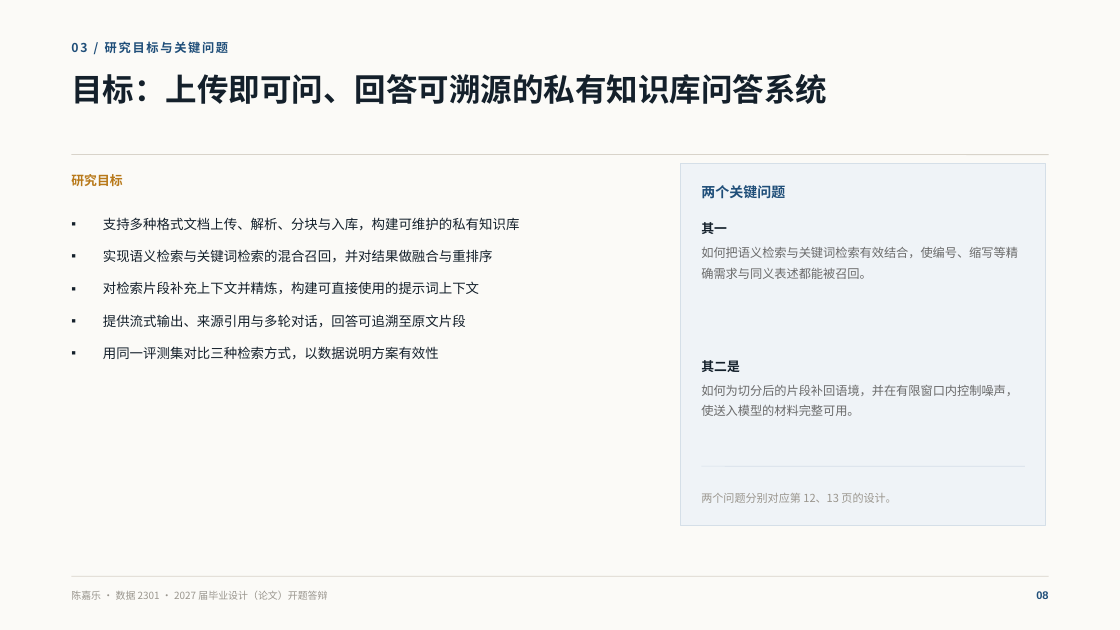
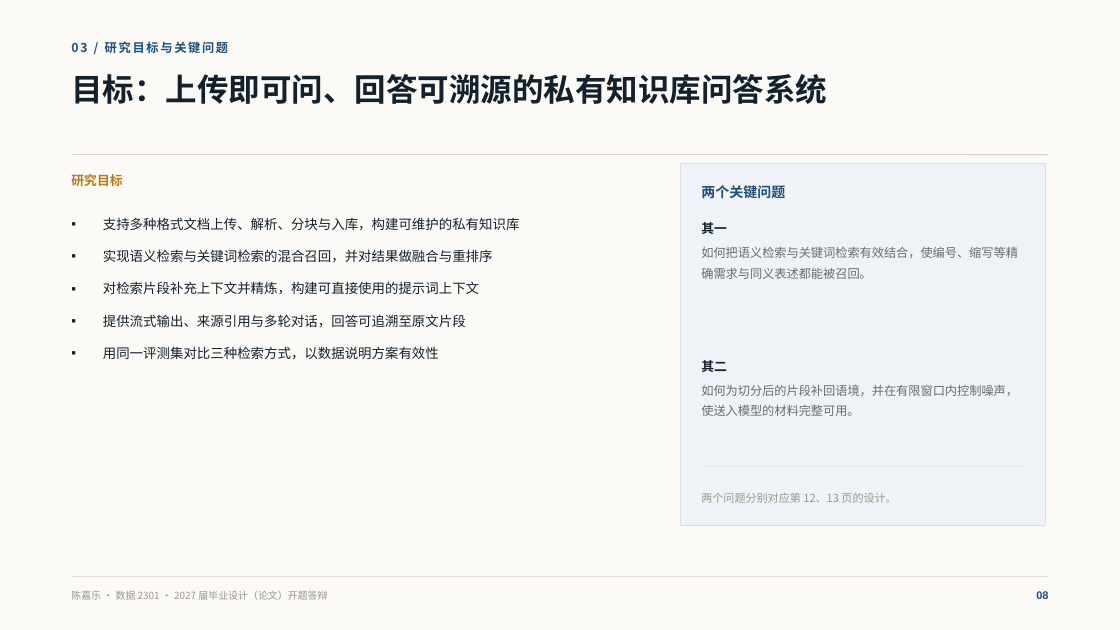
Before and after one commit to CJLOdyssey/ragbase, a slide deck: slide 8 of 开题答辩PPT_陈嘉乐.pptx. Drawn at 1120x630 pixels with LibreOffice and Linux fonts; fonts in the diff are those of the drawing. Boxes give left, top, right and bottom in pixels: in the first picture for what was removed or moved away, otherwise in the second. Text is boxed around its words. In the diff, an @@ line names an element or a change of style, - is before the commit and + after.

```diff
--- a/开题答辩PPT_陈嘉乐.pptx
+++ b/开题答辩PPT_陈嘉乐.pptx
@@ text at bbox=[701, 360, 727, 372]: text changed @@
-其二是
+其二
```
Also in this commit, not shown: 8 other slides changed.
